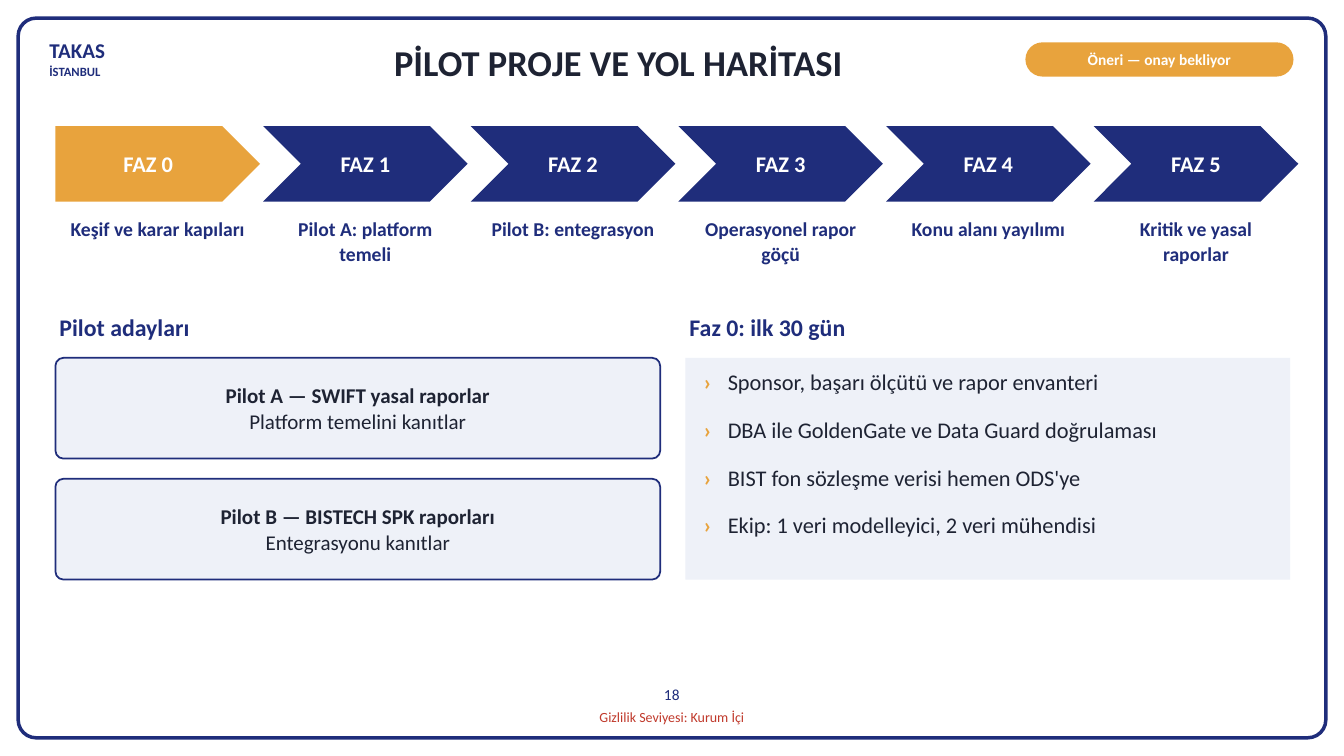
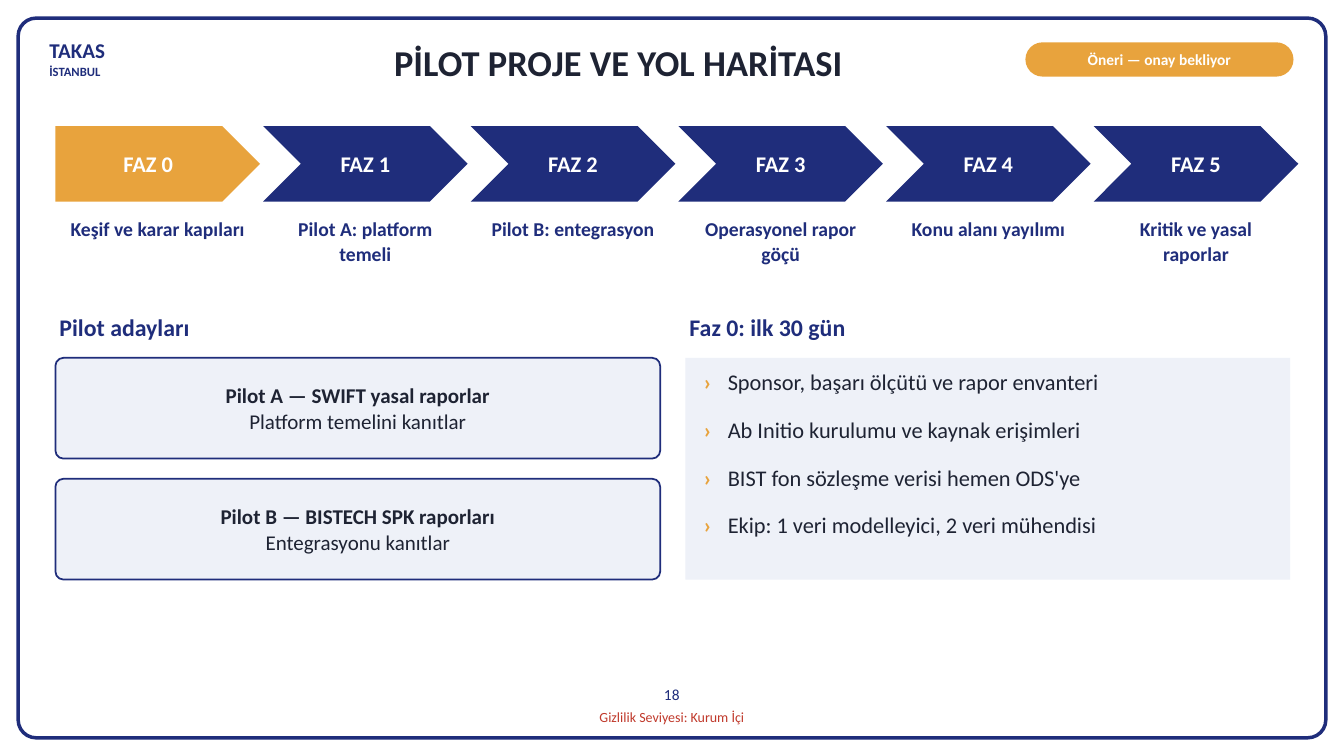
Before and after one commit to hanifidemirel0/Cursor-Projects, a slide deck: slide 22 of outputs/dwh-sunum-kasim-2026/5 - DWHSunum_Kasim2026.pptx. Drawn at 1344x756 pixels with LibreOffice and Linux fonts; fonts in the diff are those of the drawing. Boxes give left, top, right and bottom in pixels: in the first picture for what was removed or moved away, otherwise in the second. Text is boxed around its words. In the diff, an @@ line names an element or a change of style, - is before the commit and + after.

```diff
--- a/outputs/dwh-sunum-kasim-2026/5 - DWHSunum_Kasim2026.pptx
+++ b/outputs/dwh-sunum-kasim-2026/5 - DWHSunum_Kasim2026.pptx
@@ text at [728,422,1080,442]: text changed @@
-› DBA ile GoldenGate ve Data Guard doğrulaması
+› Ab Initio kurulumu ve kaynak erişimleri
```
Also in this commit, not shown: 11 other slides changed, 5 other files.
